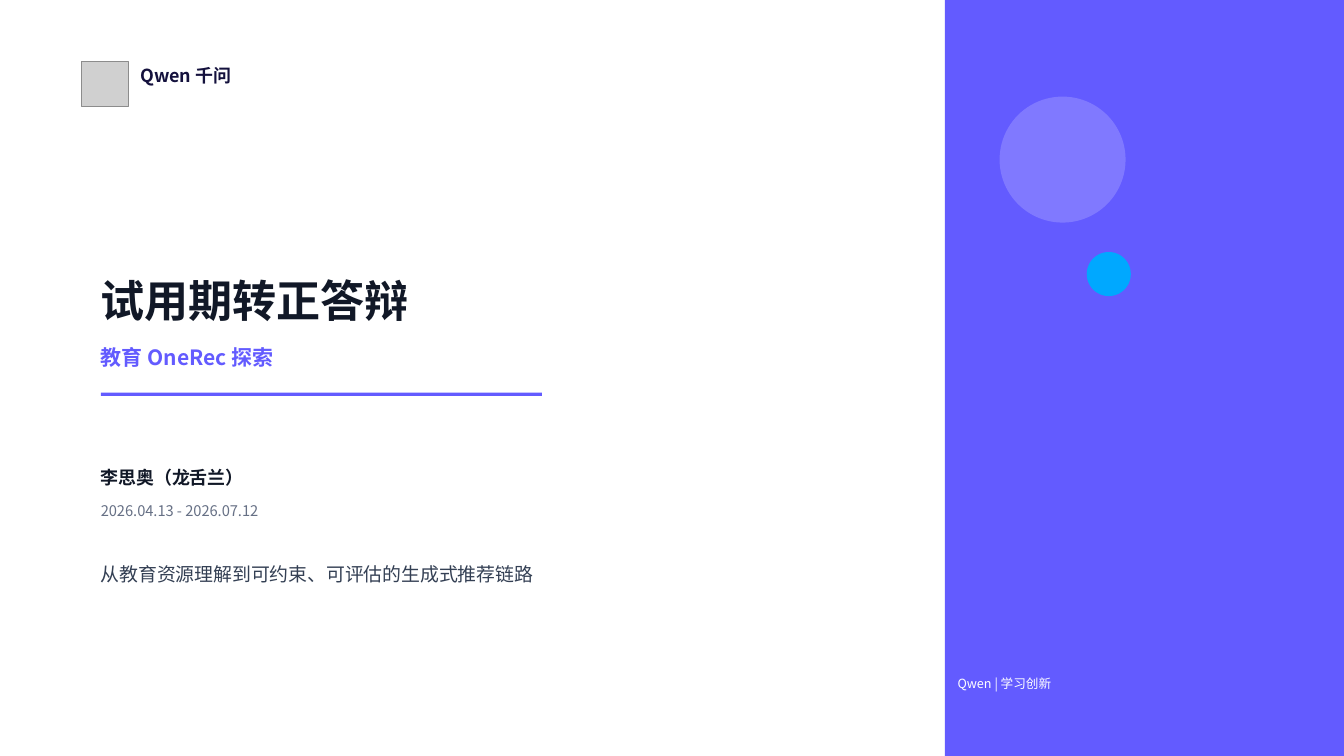
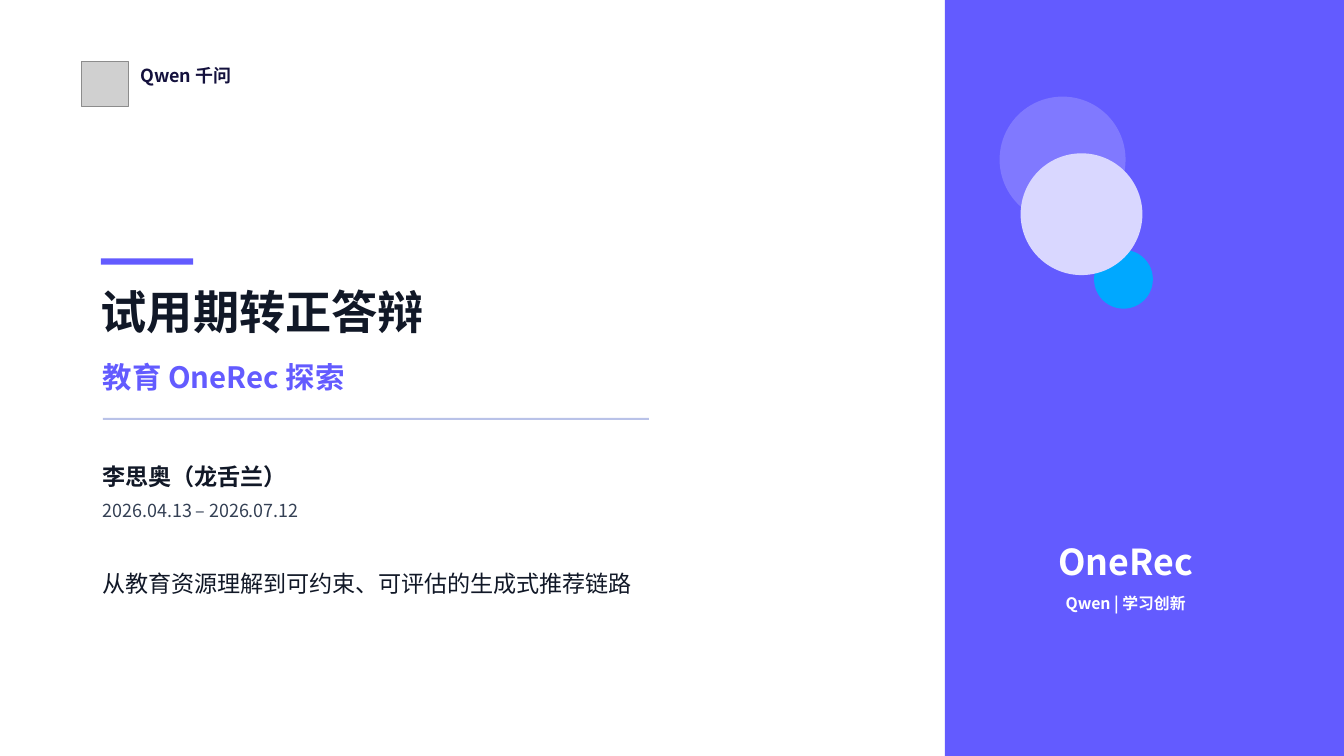
Before and after one commit to lisiaoliao/tequila_presentations, a slide deck: slide 1 of output/sections/01-个人介绍.pptx. Drawn at 1344x756 pixels with LibreOffice and Linux fonts; fonts in the diff are those of the drawing; grey boxes stand for pictures. Boxes give left, top, right and bottom in pixels: in the first picture for what was removed or moved away, otherwise in the second. Text is boxed around its words. In the diff, an @@ line names an element or a change of style, - is before the commit and + after.

```diff
--- a/output/sections/01-个人介绍.pptx
+++ b/output/sections/01-个人介绍.pptx
@@ ellipse added at (1020,153,1142,275), fill #D9D7FF @@
@@ rectangle added at (101,258,194,264), fill #635BFF @@
@@ ellipse: place and size @@
-ellipse at (1087,252,1131,296)
+ellipse at (1094,250,1152,309)
@@ text "试用期转正答辩": place and size @@
-text "试用期转正答辩" at (101,279,409,321)
+text "试用期转正答辩" at (101,289,424,333)
@@ text "试用期转正答辩" at (101,289,424,333): size 31.5 to 33 pt @@
@@ text "教育 OneRec 探索": place and size @@
-text "教育 OneRec 探索" at (101,347,273,367)
+text "教育 OneRec 探索" at (103,362,345,391)
@@ text "教育 OneRec 探索" at (103,362,345,391): size 15 to 21 pt @@
@@ rectangle: place and size @@
-rectangle at (101,393,542,396)
+rectangle at (103,418,649,420)
@@ rectangle at (103,418,649,420): fill #635BFF to #B9C2E8 @@
@@ text "李思奥（龙舌兰）" at (103,465,287,488): size 12.8 to 16.5 pt @@
@@ text at (103,503,298,518): text changed; size 10.5 to 12.8 pt; text colour #667085 to #344054 @@
-2026.04.13 - 2026.07.12
+2026.04.13 – 2026.07.12
@@ text added at (1058,548,1193,576), 25.5 pt, text #FFFFFF, bold @@
+OneRec
@@ text "从教育资源理解到可约束、可评估的生成式推荐链路": place and size @@
-text "从教育资源理解到可约束、可评估的生成式推荐链路" at (101,565,533,583)
+text "从教育资源理解到可约束、可评估的生成式推荐链路" at (103,572,632,594)
@@ text "从教育资源理解到可约束、可评估的生成式推荐链路" at (103,572,632,594): size 13.5 to 16.5 pt, text colour #344054 to #111827 @@
@@ text "Qwen | 学习创新": place and size @@
-text "Qwen | 学习创新" at (958,677,1051,691)
+text "Qwen | 学习创新" at (1066,595,1185,612)
@@ text "Qwen | 学习创新" at (1066,595,1185,612): size 9 to 11.2 pt, bold on; alignment left to centre @@
```
Also in this commit, not shown: 29 other files.
